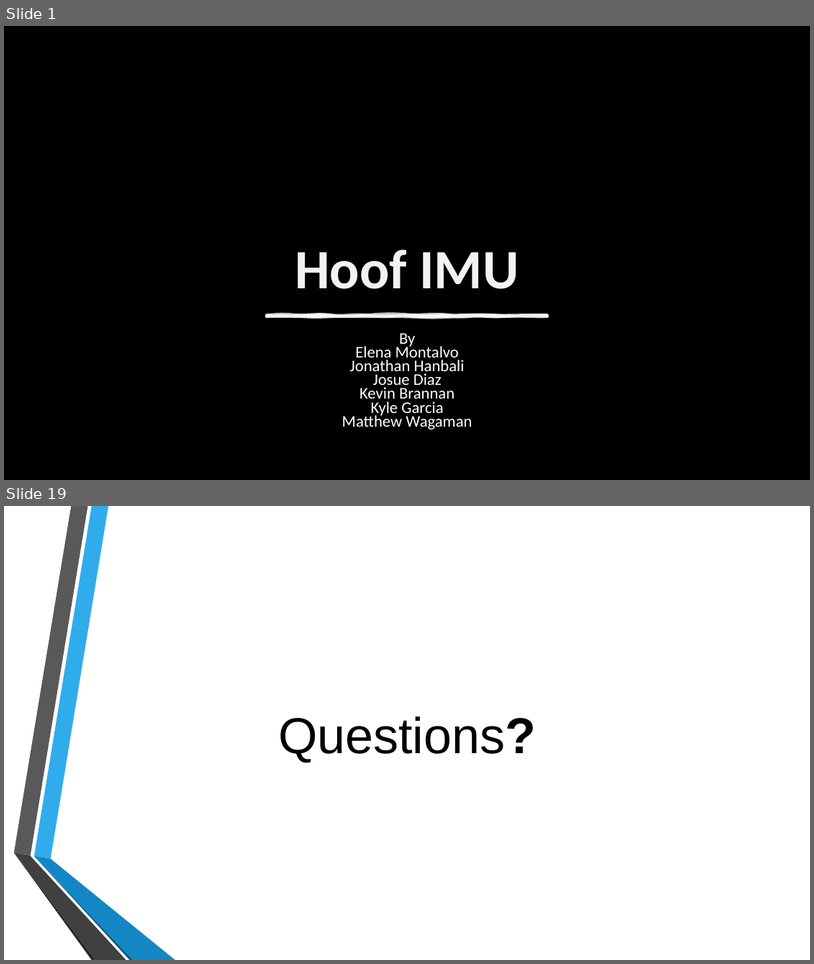
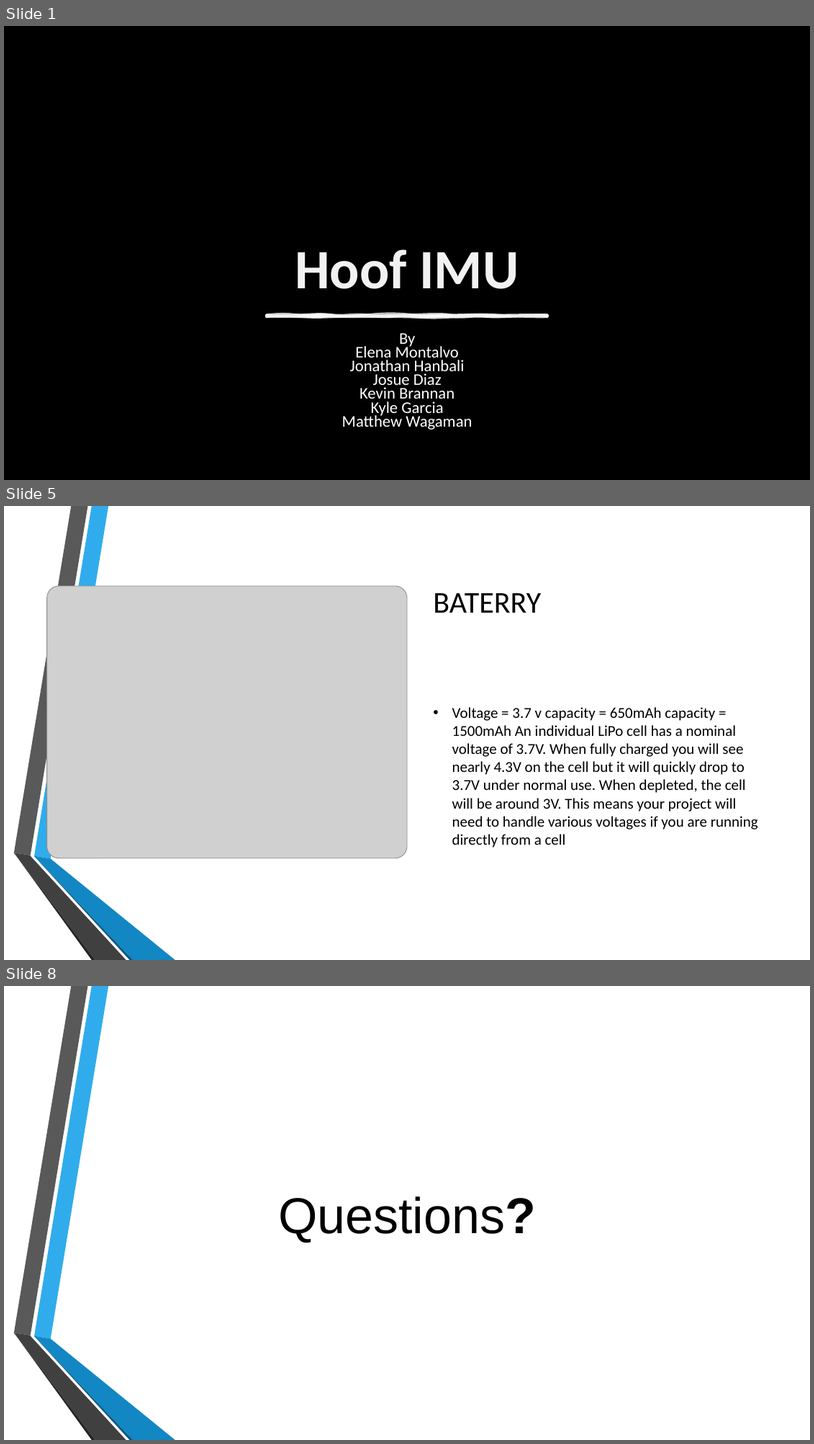
Before and after one commit to kyobg/HOOF-IMU, a slide deck: SDP_Summer_Progress.pptx. Shown one above the other, each under a label of ours: slides 1 and 19 before the commit, slides 1, 5 and 8 after it; the slides between them are not shown. The pictures are 814x964 and 814x1444 pixels, drawn with LibreOffice and Linux fonts; fonts in the diff are those of the drawing; grey boxes stand for pictures; background and template pictures are left out. Boxes give left, top, right and bottom in pixels: in the first picture for what was removed or moved away, otherwise in the second. Text is boxed around its words. In the diff, an @@ line names an element or a change of style, - is before the commit and + after.

```diff
--- a/SDP_Summer_Progress.pptx
+++ b/SDP_Summer_Progress.pptx
@@ slide 5 added at <box>4,506,810,960</box>, background picture (left out); not listed: 6 template elements that a slide beside it also shows @@
@@ picture added at <box>47,586,407,858</box> @@
@@ text added at <box>433,593,541,613</box>, 36 pt, text #000000 @@
+BATERRY
@@ text added at <box>453,707,759,847</box>, 18 pt, text #000000 @@
+• Voltage = 3.7 v capacity = 650mAh capacity = 1500mAh An individual LiPo cell has a nominal voltage of 3.7V. When fully charged you will see nearly 4.3V on the cell but it will quickly drop to 3.7V under normal use. When depleted, the cell will be around 3V. This means your project will need to handle various voltages if you are running directly from a cell
@@ what was slide 19 is now slide 8 @@
```
Also in this commit, not shown: 1 slide changed, 4 other slides added, 16 slides removed, 5 other files.
